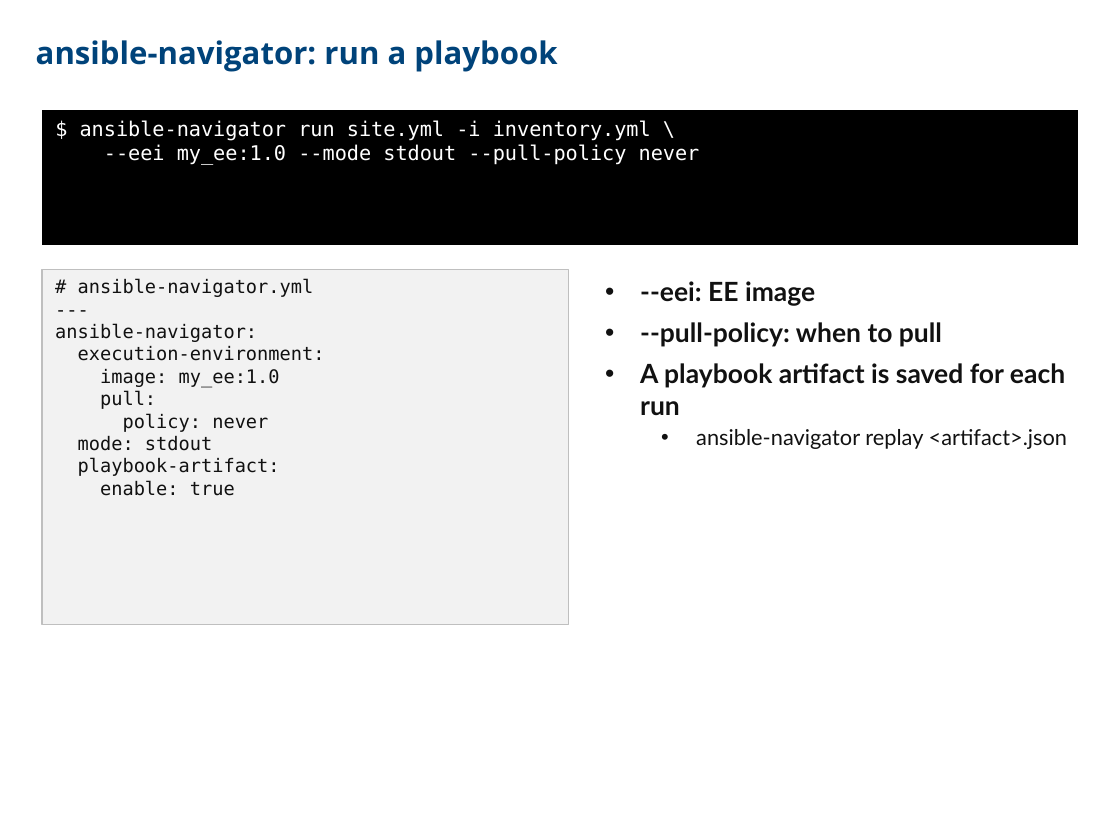
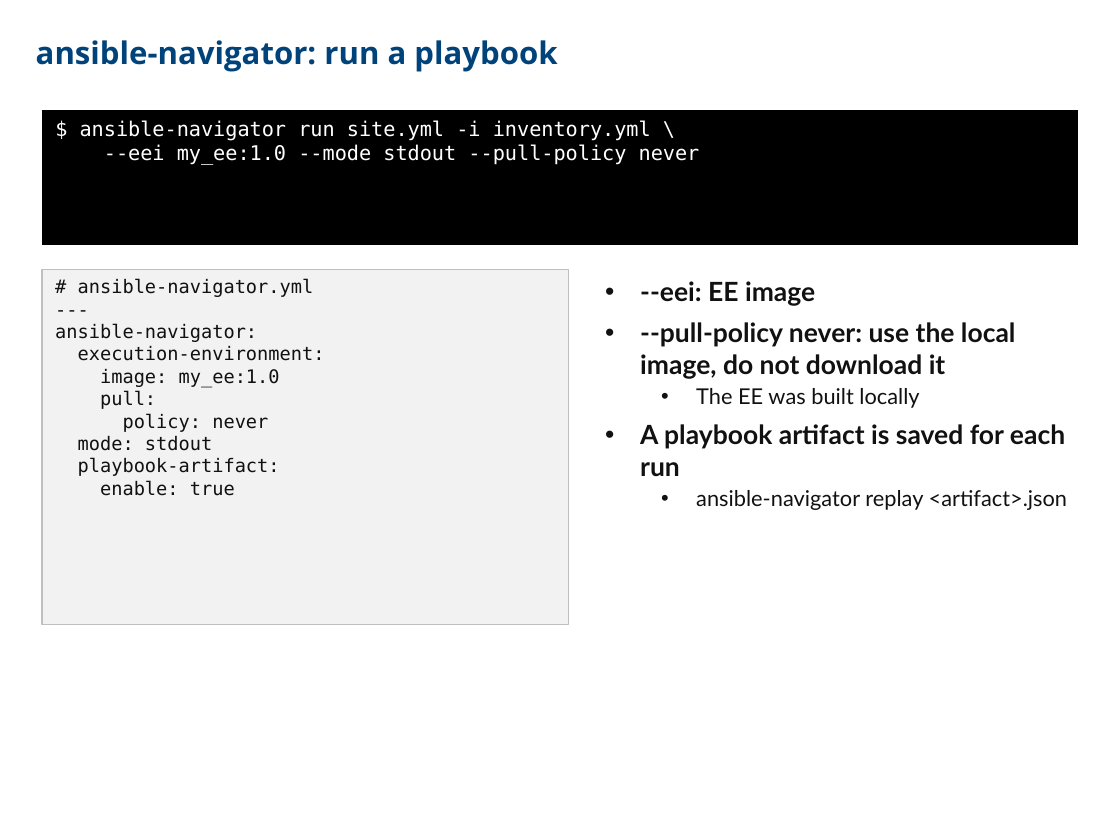
Before and after one commit to CCoupel/ansible-training, a slide deck: slide 189 of Ansible Training.pptx. Drawn at 1120x840 pixels with LibreOffice and Linux fonts; fonts in the diff are those of the drawing. Boxes give left, top, right and bottom in pixels: in the first picture for what was removed or moved away, otherwise in the second. Text is boxed around its words. In the diff, an @@ line names an element or a change of style, - is before the commit and + after.

```diff
--- a/Ansible Training.pptx
+++ b/Ansible Training.pptx
@@ text at (640,322,1016,408): text changed @@
-• --pull-policy: when to pull
+• --pull-policy never: use the local image, do not download it
+  • The EE was built locally
```
Also in this commit, not shown: 5 other slides changed.
